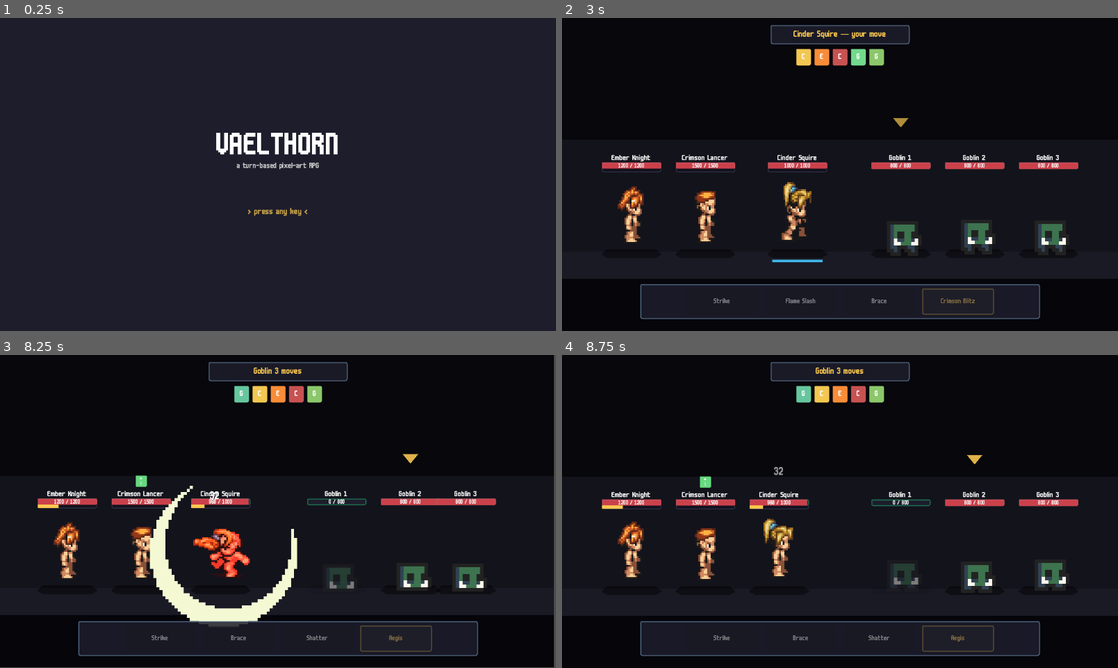
Above: before the commit, frames 1-4 (two rows, left to right).
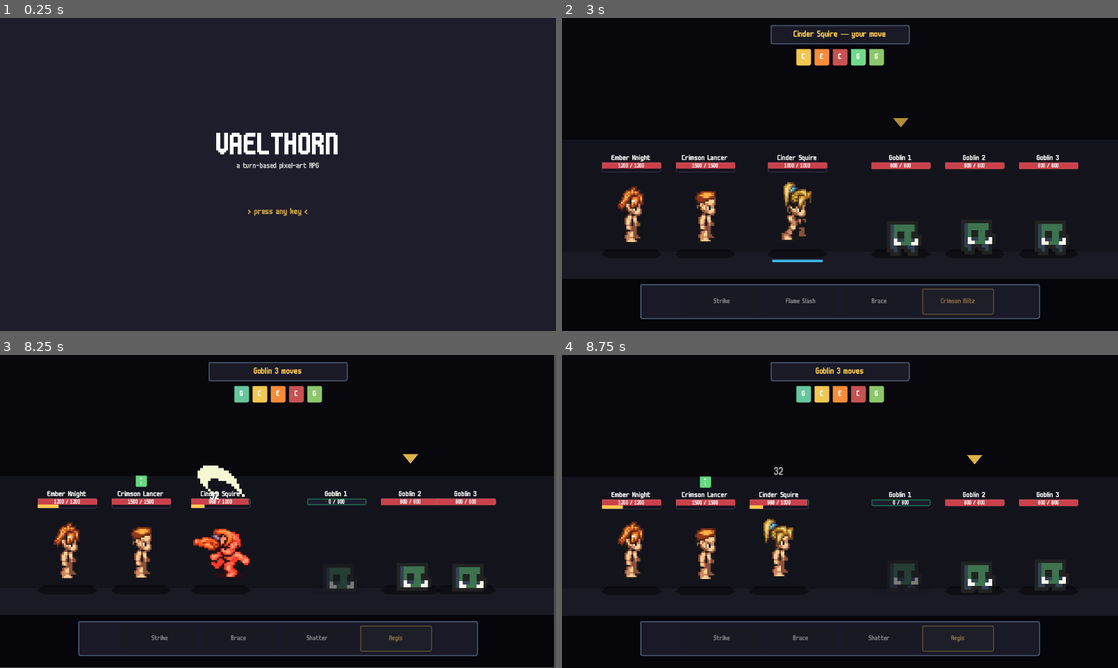
Above: after the commit, the same moments.

Repository: joppe2001/Vaelthorn
Game: Godot game, scene res://scenes/title/title.tscn
The game is run twice, just before and just after one commit, with the same random seed, the same clock (stepped at 60 frames per second) and the same inputs.
Inputs (mouse positions are in pixels of both pictures, inside the frame that each line leads up to):
- Up to frame 1 (0.25 s): no input
- Up to frame 2 (3 s): tap Enter at 0.5 s; move the mouse to (962, 158) at 0.52 s; click (962, 158) at 0.67 s; click "Enter Battle" at 1.25 s; click "Start Battle" at 2 s; click "Strike" at 2.75 s
- Up to frame 3 (8.25 s): move the mouse to (66, 542) at 3.52 s; click (66, 542) at 3.67 s; click "Flame Slash" at 4.25 s; move the mouse to (144, 542) at 5.02 s; click (144, 542) at 5.17 s; click "Brace" at 5.75 s; move the mouse to (216, 542) at 6.52 s; click (216, 542) at 6.67 s; move the mouse to (339, 542) at 7.27 s; click (339, 542) at 7.42 s; move the mouse to (411, 542) at 8.02 s; click (411, 542) at 8.17 s
- Up to frame 4 (8.75 s): no input

Frames 1-2 are identical in both runs. In frame 3, 2.7% of the frame differs, in the area x 26-54%, y 35-87%; in frame 4, nothing differs.

Commit message:
feat: slash effect plays the real 4-frame Mana Seed animation
Replaces the static peak-frame Sprite2D with an AnimatedSprite2D that
plays through all 4 slash 1 frames:
  F0  small wisp / sword anticipation        (60 ms)
  F1  arc growing                            (60 ms)
  F2  full arc — sword tip at peak           (100 ms)
  F3  full arc settling                      (100 ms)
                                            -------
                                            ~320 ms anim + 140 ms fade

The animation provides the impact "form" so the scale-overshoot
gymnastics from the previous fix become unnecessary — dropped them.
flip_h on the AnimatedSprite2D mirrors every frame in lockstep, so the
whole swing reads the opposite direction when an enemy hits the player.

SpriteFrames is a sub-resource inside slash_effect.tscn — no extra
.tres file needed since this animation is unique to one scene.

Diff:
--- a/scenes/battle/slash_effect.gd
+++ b/scenes/battle/slash_effect.gd
@@ -1,44 +1,34 @@
 extends Node2D
-## Slash arc VFX — appears at the impact point of a melee hit.
+## Slash arc VFX — plays Mana Seed's 4-frame slash animation.
 ##
-## The slash texture is the peak frame from Mana Seed's slash 1 animation.
-## We don't run the full 4-frame anim here — we spawn at IMPACT only, so we
-## use the peak arc and pop it in + fade it out. No rotation (that just made
-## the arc look like it was spinning, which it wasn't supposed to).
+## Frame timeline (60/60/100/100 ms):
+##   F0  small wisp top-left  (sword anticipation)
+##   F1  growing arc
+##   F2  full arc (peak — sword tip passing)
+##   F3  full arc settling (trailing visual)
+## After the 4-frame animation finishes, fade out and free.
 ##
 ## Direction:
-##   Default (flipped=false): arc opens left, bulges right.
-##     Use for: player on left attacking enemy on right.
-##   Flipped (flipped=true): arc mirrored — opens right, bulges left.
-##     Use for: enemy on right attacking player on left.
+##   Default (flipped=false): arc bulges right.
+##   Flipped (flipped=true): arc mirrored horizontally.
 
-@onready var _sprite: Sprite2D = $Sprite
+@onready var _anim: AnimatedSprite2D = $SlashAnim
 
-const POP_IN := 0.04
-const HOLD := 0.10
-const FADE_OUT := 0.20
-const OVERSHOOT_SCALE := 1.15
+const FADE_OUT := 0.14
 
 
 func _ready() -> void:
-	var target_scale: Vector2 = _sprite.scale
-	_sprite.scale = target_scale * 0.4
-	_sprite.modulate.a = 0.0
-
-	var tween := create_tween()
-	# Pop in: overshoot scale slightly, snap to opaque white
-	tween.set_parallel(true)
-	tween.tween_property(_sprite, "scale", target_scale * OVERSHOOT_SCALE, POP_IN).set_trans(Tween.TRANS_BACK).set_ease(Tween.EASE_OUT)
-	tween.tween_property(_sprite, "modulate:a", 1.0, POP_IN * 0.6)
-	# Settle to target scale (the bounce-back from the overshoot)
-	tween.chain().tween_property(_sprite, "scale", target_scale, 0.06).set_trans(Tween.TRANS_BACK).set_ease(Tween.EASE_OUT)
-	# Hold
-	tween.chain().tween_interval(HOLD)
-	# Fade out
-	tween.chain().tween_property(_sprite, "modulate:a", 0.0, FADE_OUT)
-	tween.chain().tween_callback(queue_free)
+	_anim.animation_finished.connect(_on_animation_finished)
+	_anim.play(&"slash")
 
 
-## Mirror horizontally so the arc opens toward the attacker's side.
+func _on_animation_finished() -> void:
+	var tween := create_tween()
+	tween.tween_property(_anim, "modulate:a", 0.0, FADE_OUT)
+	tween.tween_callback(queue_free)
+
+
+## Mirror horizontally — flipping the animation flips every frame, so the
+## entire 4-frame swing reads in the opposite direction.
 func set_flipped(flipped: bool) -> void:
-	_sprite.flip_h = flipped
+	_anim.flip_h = flipped
--- a/scenes/battle/slash_effect.tscn
+++ b/scenes/battle/slash_effect.tscn
@@ -1,16 +1,49 @@
-[gd_scene load_steps=4 format=3]
+[gd_scene load_steps=8 format=3]
 
 [ext_resource type="Script" path="res://scenes/battle/slash_effect.gd" id="1"]
 [ext_resource type="Texture2D" path="res://assets/sprites/manaseed/effects/slash_effects.png" id="2_tex"]
 
-[sub_resource type="AtlasTexture" id="AtlasTexture_slash_peak"]
+[sub_resource type="AtlasTexture" id="AT_slash_0"]
+atlas = ExtResource("2_tex")
+region = Rect2(0, 0, 64, 64)
+
+[sub_resource type="AtlasTexture" id="AT_slash_1"]
+atlas = ExtResource("2_tex")
+region = Rect2(64, 0, 64, 64)
+
+[sub_resource type="AtlasTexture" id="AT_slash_2"]
 atlas = ExtResource("2_tex")
 region = Rect2(128, 0, 64, 64)
+
+[sub_resource type="AtlasTexture" id="AT_slash_3"]
+atlas = ExtResource("2_tex")
+region = Rect2(192, 0, 64, 64)
+
+[sub_resource type="SpriteFrames" id="SpriteFrames_slash"]
+animations = [{
+"frames": [{
+"duration": 0.06,
+"texture": SubResource("AT_slash_0")
+}, {
+"duration": 0.06,
+"texture": SubResource("AT_slash_1")
+}, {
+"duration": 0.10,
+"texture": SubResource("AT_slash_2")
+}, {
+"duration": 0.10,
+"texture": SubResource("AT_slash_3")
+}],
+"loop": false,
+"name": &"slash",
+"speed": 1.0
+}]
 
 [node name="SlashEffect" type="Node2D"]
 script = ExtResource("1")
 
-[node name="Sprite" type="Sprite2D" parent="."]
-texture = SubResource("AtlasTexture_slash_peak")
+[node name="SlashAnim" type="AnimatedSprite2D" parent="."]
+sprite_frames = SubResource("SpriteFrames_slash")
+animation = &"slash"
 scale = Vector2(6, 6)
 modulate = Color(1, 1, 0.85, 1)
